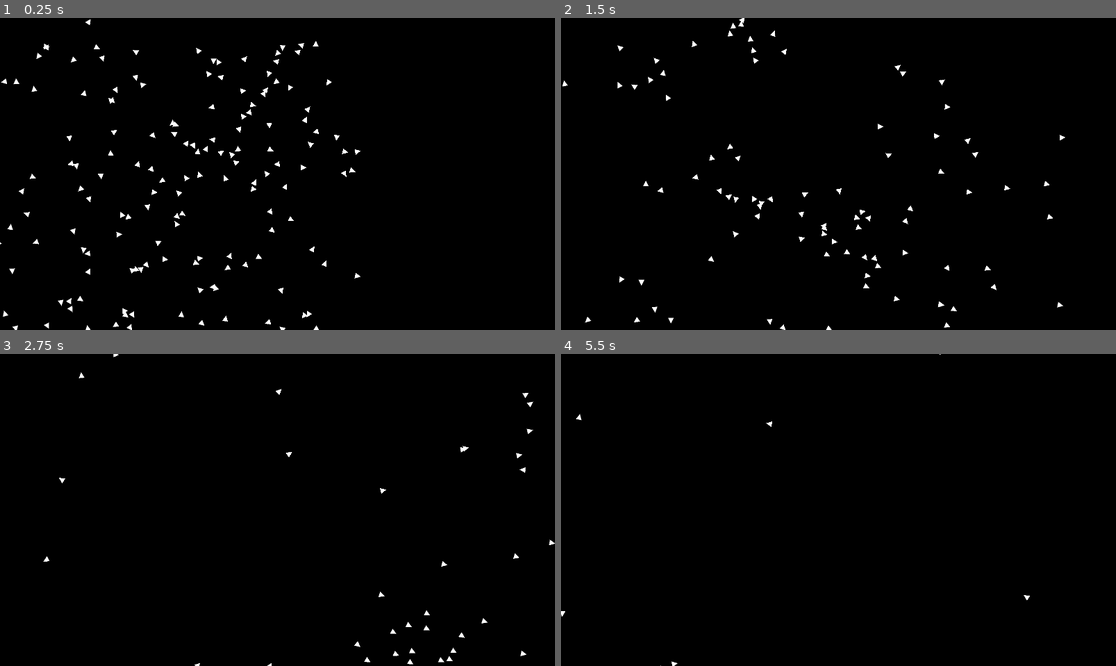
Above: before the commit, frames 1-4 (two rows, left to right).
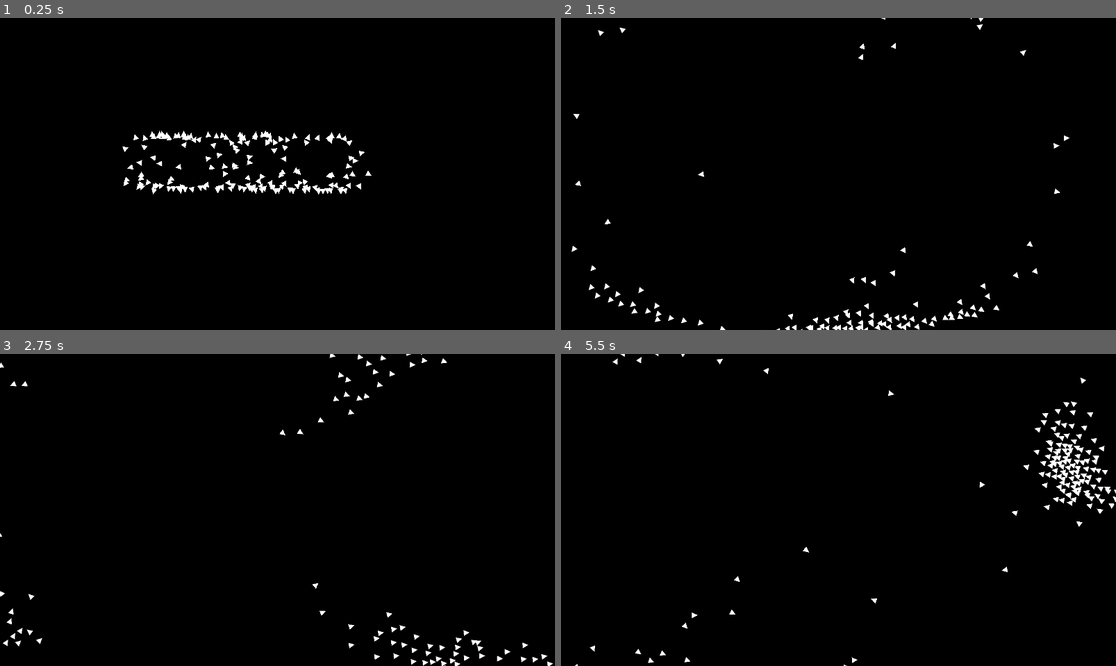
Above: after the commit, the same moments.

Repository: Sub1111/boids
Game: Godot game, scene res://2d/main_2d.tscn
Two runs of this game, one before a commit and one after it. Both use one fixed random seed, a clock stepped at 60 frames per second and the inputs below.
Inputs:
- Up to frame 1 (0.25 s): no input
- Up to frame 2 (1.5 s): no input
- Up to frame 3 (2.75 s): no input
- Up to frame 4 (5.5 s): no input

The runs differ from the first frame. In frame 1, 3.0% of the frame differs, in the area x 0-67%, y 0-100%; in frame 2, 2.0%; in frame 3, 1.2%; in frame 4, 1.5%.

Commit message:
WORKING COLISION AVOIDANCE

Diff:
--- a/2d/borders.gd
+++ b/2d/borders.gd
@@ -25,6 +25,5 @@
 
 
 func _on_right_area_entered(area: Area2D) -> void:
-	return
 	var fish: Node2D = area.get_parent()
 	fish.position.x -= 20
--- a/2d/fish_2d.gd
+++ b/2d/fish_2d.gd
@@ -19,7 +19,7 @@
 const ray_direction_amount = 300
 var ray_directions: Array[Vector2]
 var ray: RayCast2D
-var colision_avoid_strength = 10.
+var colision_avoid_strength = 50.
 
 var velocity: Vector2
 var acceleration: Vector2
--- a/2d/main_2d.gd
+++ b/2d/main_2d.gd
@@ -7,7 +7,7 @@
 func _ready() -> void:
 	fish_main_node = get_child(2)
 	for i in range(fish_amount):
-		var pos: Vector2 = Vector2(randi_range(10, 1200), randi_range(10, 1200))
+		var pos: Vector2 = Vector2(randi_range(500, 1200), randi_range(500, 510))
 		var rot: float = randf_range(0, 360)
 		inst(pos, rot)
 
--- a/2d/main_2d.tscn
+++ b/2d/main_2d.tscn
@@ -32,7 +32,6 @@
 
 [node name="top" type="Area2D" parent="borders"]
 position = Vector2(953, -107)
-monitorable = false
 
 [node name="CollisionShape2D" type="CollisionShape2D" parent="borders/top"]
 shape = SubResource("RectangleShape2D_tuxdb")
@@ -65,7 +64,6 @@
 [node name="right" type="Area2D" parent="borders"]
 position = Vector2(2044, 544)
 rotation = 1.5708
-monitorable = false
 
 [node name="CollisionShape2D" type="CollisionShape2D" parent="borders/right"]
 shape = SubResource("RectangleShape2D_2qbro")
